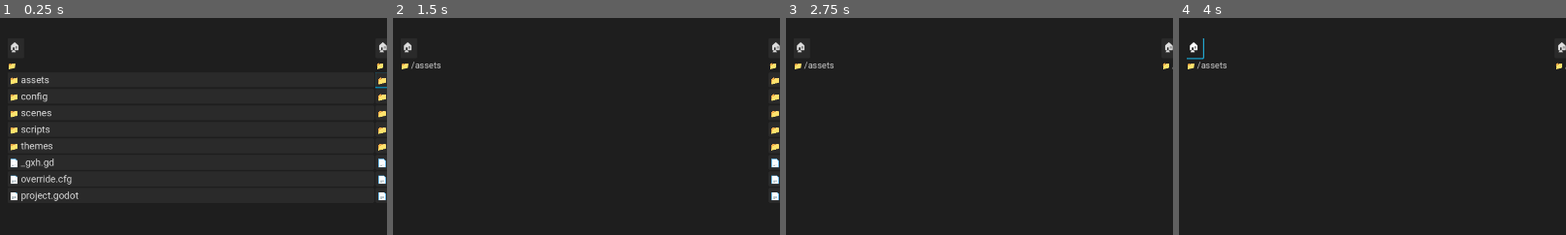
Above: before the commit, frames 1-4 (left to right).
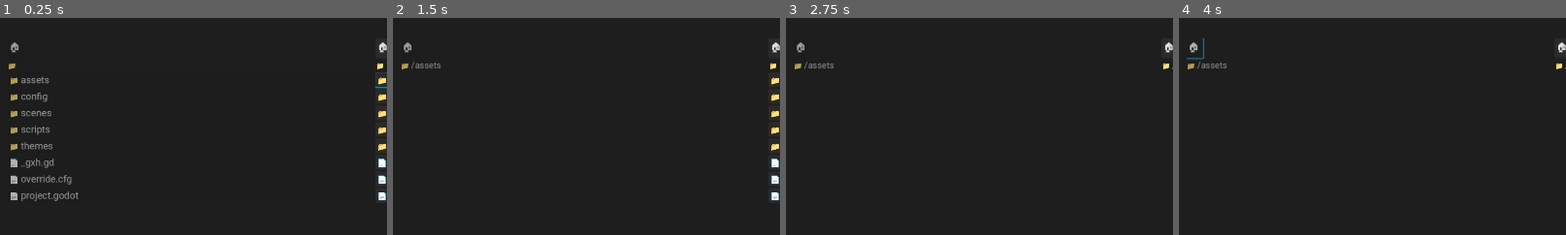
Above: after the commit, the same moments.

Repository: dbudyak/deckcommander
Game: Godot game, scene res://scenes/main.tscn
Same seed, same stepped clock (60 frames per second), same inputs: the game is played once before the commit and once after it.
Inputs:
- Up to frame 1 (0.25 s): no input
- Up to frame 2 (1.5 s): click "🏠" at 0.5 s; click "📁 assets" at 1.25 s
- Up to frame 3 (2.75 s): click "📁 assets" at 2 s
- Up to frame 4 (4 s): click "🏠" at 2.75 s; click "🏠" at 3.5 s
The pictures show only the part of the screen within x 2-52%, y 0-50%; the shares and areas given below are measured in that part.

The runs differ from the first frame. In frame 1, 1.7% of the frame differs, in the area x 2-21%, y 11-85%; in frame 2, 0.2%; in frame 3, 0.2%; in frame 4, 0.3%.

Commit message:
visually distinguish the focused panel

Diff:
--- a/scripts/main.gd
+++ b/scripts/main.gd
@@ -4,7 +4,7 @@
 @onready var right_panel : VBoxContainer = $Panel/VBoxContainer/PanelsContainer/RightPanel
 @onready var status_label : HBoxContainer = $Panel/VBoxContainer/StatusLabel
 
-var active_panel : String= "left"  # or "right"
+var active_panel : String= "left"
 
 func _ready() -> void:
 	left_panel.set_path(OS.get_system_dir(OS.SYSTEM_DIR_DESKTOP))
@@ -22,13 +22,17 @@
 
 func toggle_active_panel() -> void:
 	if active_panel == "left":
-		active_panel = "aright"
+		active_panel = "right"
+		left_panel.modulate  = Color(0.7, 0.7, 0.7)
 		left_panel.is_focused = false
+		right_panel.modulate = Color(1, 1, 1)
 		right_panel.is_focused = true
 		right_panel.grab_focus()
 	else:
 		active_panel = "left"
+		right_panel.modulate = Color(0.7, 0.7, 0.7)
 		right_panel.is_focused = false
+		left_panel.modulate  = Color(1, 1, 1)
 		left_panel.is_focused = true
 		left_panel.grab_focus()
 
